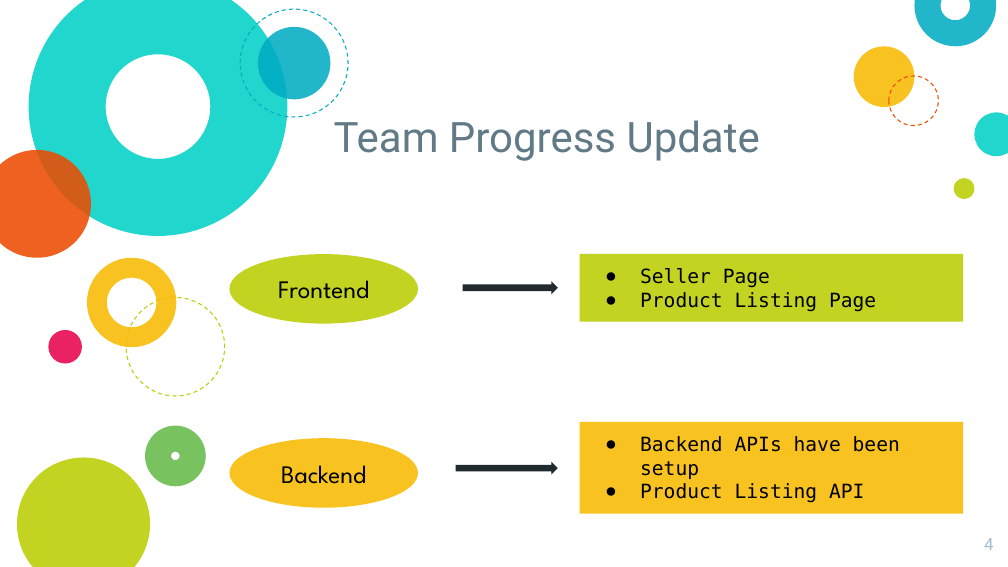
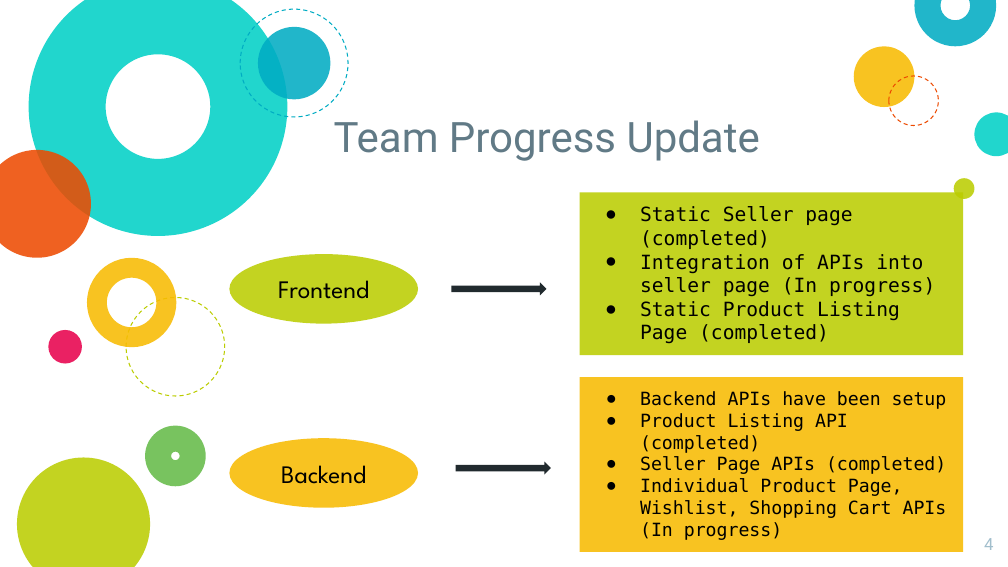
Before and after one commit to mitrjain/eCommerce, a slide deck: slide 4 of weekly_team_presentation/Gladiators week7.pptx. Drawn at 1008x567 pixels with LibreOffice and Linux fonts; fonts in the diff are those of the drawing. Boxes give left, top, right and bottom in pixels: in the first picture for what was removed or moved away, otherwise in the second. Text is boxed around its words. In the diff, an @@ line names an element or a change of style, - is before the commit and + after.

Commit message:
team ppt

```diff
--- a/weekly_team_presentation/Gladiators week7.pptx
+++ b/weekly_team_presentation/Gladiators week7.pptx
@@ rectangle "Static Seller page (completed)": place and size @@
-rectangle "Static Seller page (completed)" at [580,254,963,322]
+rectangle "Static Seller page (completed)" at [580,193,963,356]
@@ text in rectangle at [640,206,935,343]: text changed @@
-● Seller Page
-● Product Listing Page
+● Static Seller page (completed)
+● Integration of APIs into seller page (In progress)
+● Static Product Listing Page (completed)
@@ right arrow: place and size @@
-right arrow at [463,281,557,294]
+right arrow at [452,282,546,295]
@@ rectangle "Backend APIs have been setup": place and size @@
-rectangle "Backend APIs have been setup" at [580,422,963,514]
+rectangle "Backend APIs have been setup" at [580,377,963,551]
@@ text in rectangle at [640,413,947,540]: text changed; size 14 to 13 pt @@
-● Product Listing API
+● Product Listing API (completed)
+● Seller Page APIs (completed)
+● Individual Product Page, Wishlist, Shopping Cart APIs (In progress)
@@ text in rectangle at [640,391,947,409]: size 14 to 13 pt in "Backend APIs have been setup"; indent changed @@
@@ right arrow: place and size @@
-right arrow at [456,462,557,475]
+right arrow at [456,462,550,475]
```
Also in this commit, not shown: 1 other slide changed, 6 slides added, 1 slide removed.
